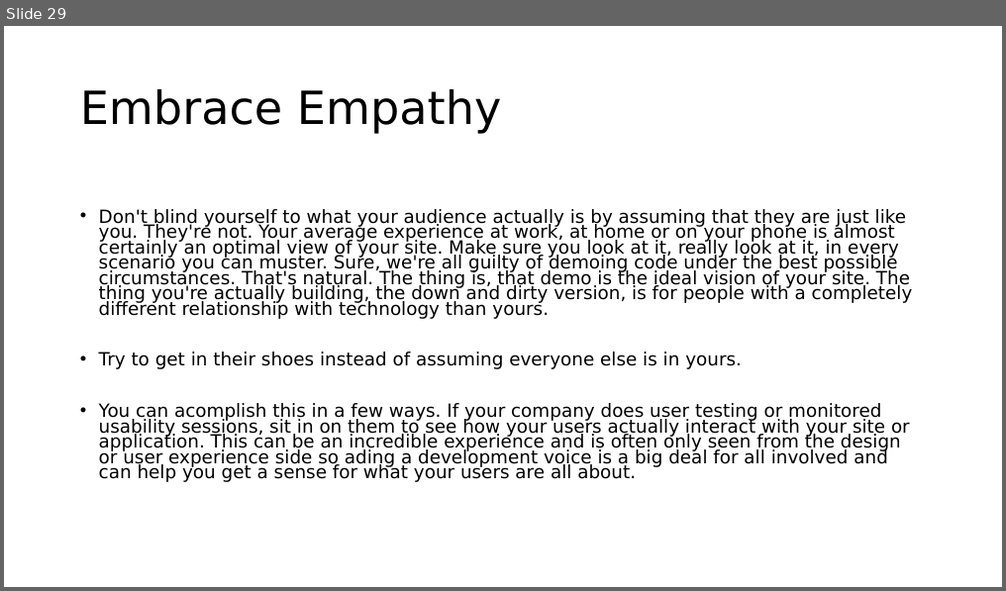
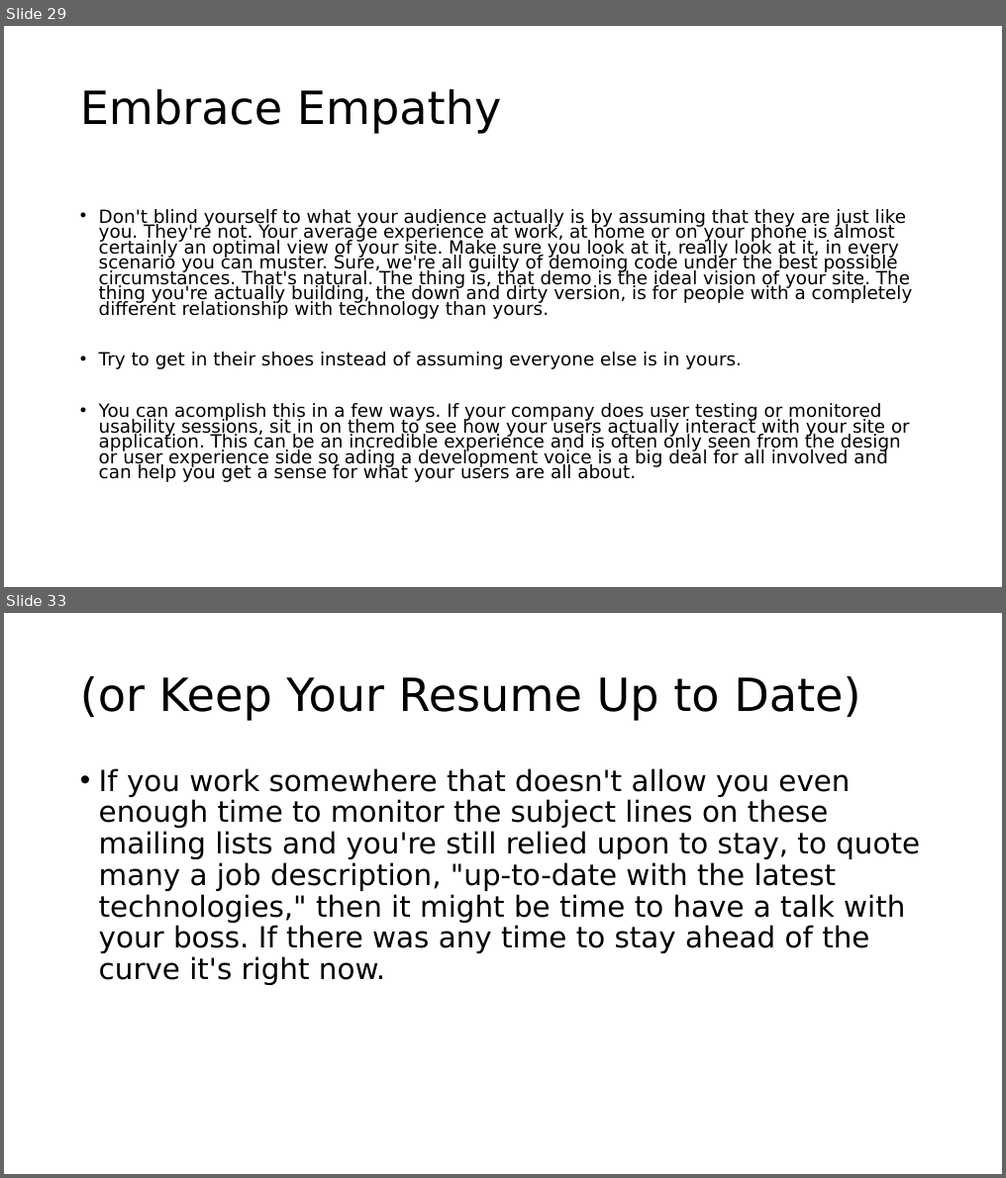
Before and after one commit to roblarsen/rob-larsen-presentations, a slide deck: wild-world-web.pptx. Shown one above the other, each under a label of ours: slide 29 before the commit, slides 29 and 33 after it; the slides between them are not shown. The pictures are 1006x591 and 1006x1178 pixels, drawn with LibreOffice and Linux fonts; fonts in the diff are those of the drawing; background and template pictures are left out. Boxes give left, top, right and bottom in pixels: in the first picture for what was removed or moved away, otherwise in the second. Text is boxed around its words. In the diff, an @@ line names an element or a change of style, - is before the commit and + after.

```diff
--- a/wild-world-web.pptx
+++ b/wild-world-web.pptx
@@ slide 33 added at (4, 613, 1002, 1174), background picture (left out) @@
@@ title added at (80, 676, 860, 721), 44 pt, text #000000 @@
+(or Keep Your Resume Up to Date)
@@ text added at (99, 768, 920, 985), 28 pt, text #000000 @@
+• If you work somewhere that doesn't allow you even enough time to monitor the subject lines on these mailing lists and you're still relied upon to stay, to quote many a job description, "up-to-date with the latest technologies," then it might be time to have a talk with your boss. If there was any time to stay ahead of the curve it's right now.
```
Also in this commit, not shown: 4 other slides added.
